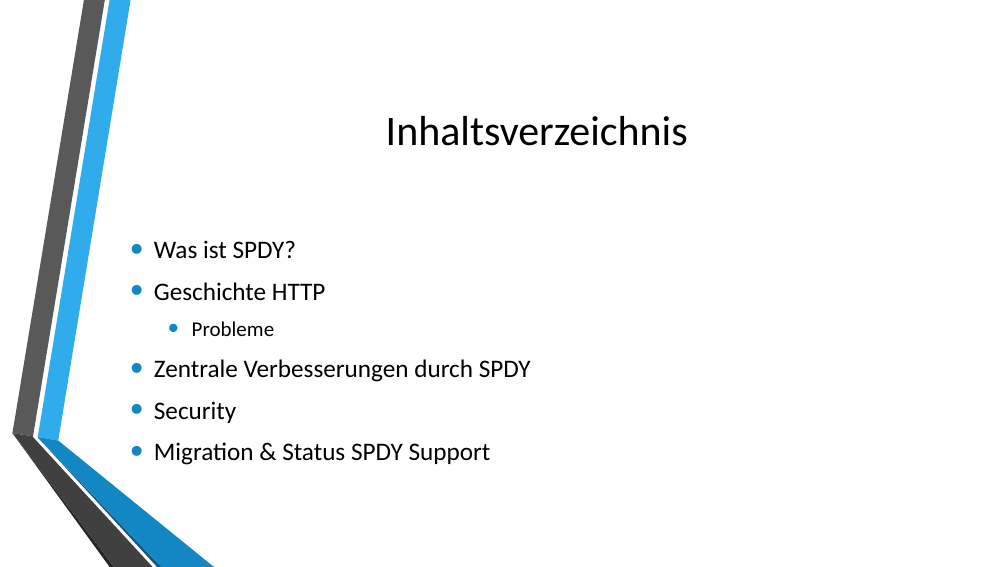
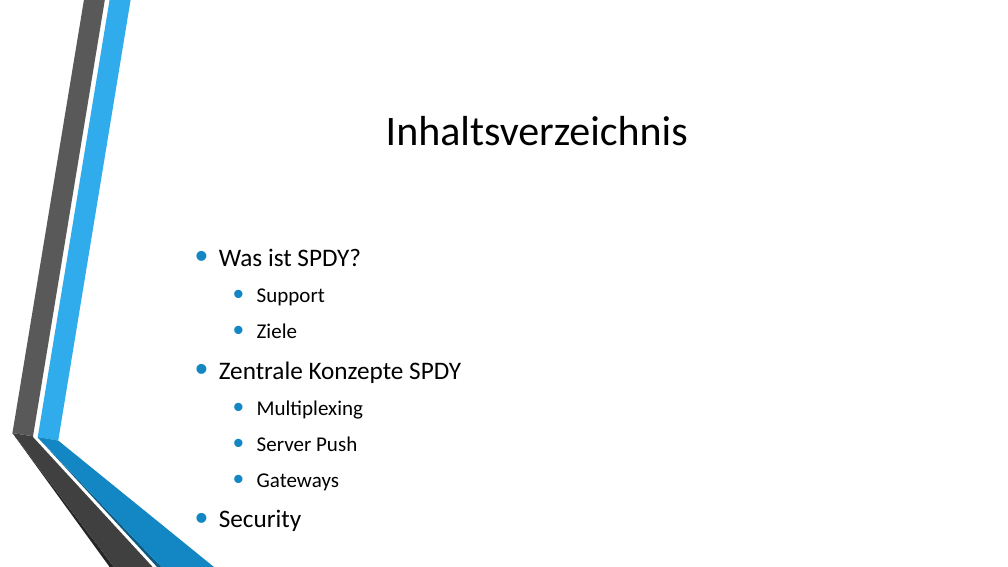
Before and after one commit to autarchprinceps/Reactive-Load-Generator, a slide deck: slide 2 of research/Präsentation.pptx. Drawn at 1008x567 pixels with LibreOffice and Linux fonts; fonts in the diff are those of the drawing; background and template pictures are left out. Boxes give left, top, right and bottom in pixels: in the first picture for what was removed or moved away, otherwise in the second. Text is boxed around its words. In the diff, an @@ line names an element or a change of style, - is before the commit and + after.

```diff
--- a/research/Präsentation.pptx
+++ b/research/Präsentation.pptx
@@ text "Was ist SPDY?": place and size @@
-text "Was ist SPDY?" at [154, 240, 531, 465]
+text "Was ist SPDY?" at [219, 248, 461, 531]
@@ text at [219, 288, 461, 491]: text changed; size 24 to 20 pt @@
-• Geschichte HTTP
-  • Probleme
-• Zentrale Verbesserungen durch SPDY
+  • Support
+  • Ziele
+• Zentrale Konzepte SPDY
+  • Multiplexing
+  • Server Push
+  • Gateways
@@ text at [154, 442, 491, 465]: paragraph removed @@
-• Migration & Status SPDY Support
```
Also in this commit, not shown: 1 other slide changed, 12 slides added, 1 other file.
